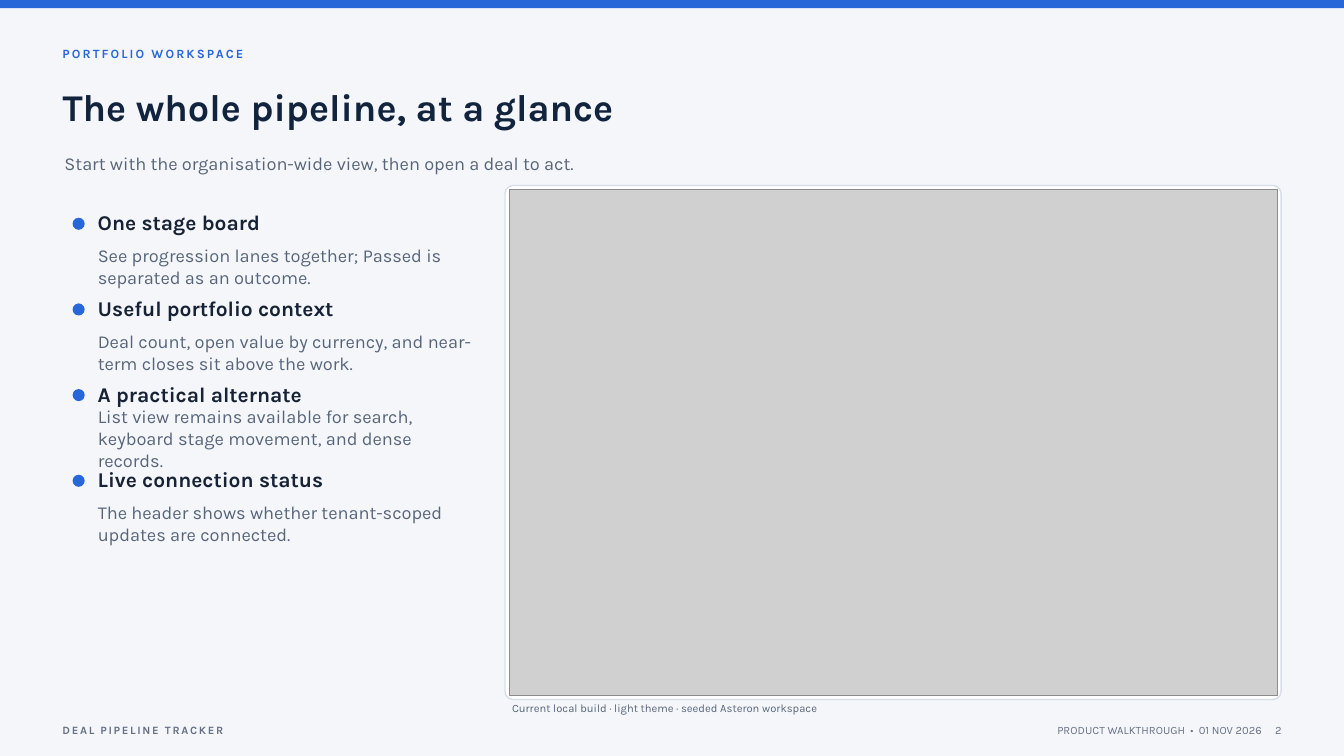
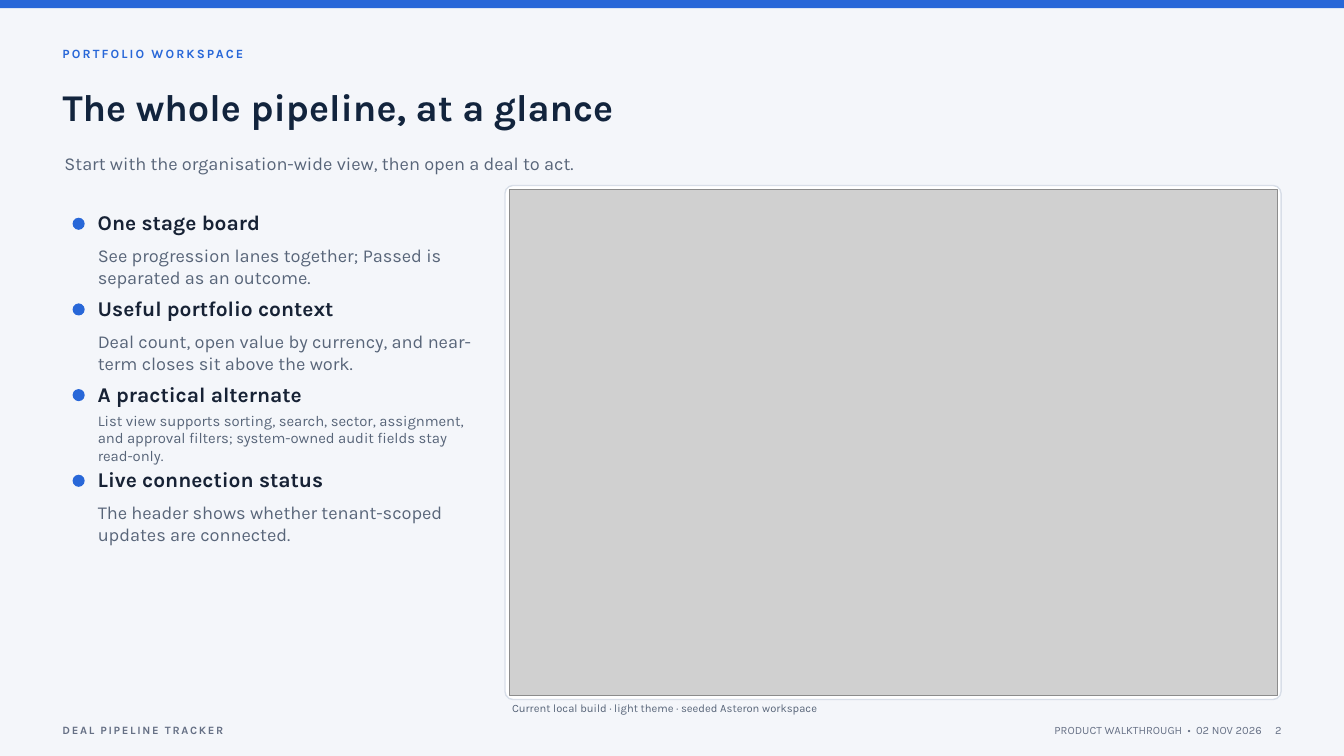
Before and after one commit to blaquetribe/deal-pipeline-tracker, a slide deck: slide 2 of docs/presentation/deal-pipeline-tracker-walkthrough.pptx. Drawn at 1344x756 pixels with LibreOffice and Linux fonts; fonts in the diff are those of the drawing; grey boxes stand for pictures. Boxes give left, top, right and bottom in pixels: in the first picture for what was removed or moved away, otherwise in the second. Text is boxed around its words. In the diff, an @@ line names an element or a change of style, - is before the commit and + after.

Commit message:
feat(deals): add audit table and approver routing

```diff
--- a/docs/presentation/deal-pipeline-tracker-walkthrough.pptx
+++ b/docs/presentation/deal-pipeline-tracker-walkthrough.pptx
@@ text at bbox=[98, 416, 463, 465]: text changed; size 13 to 10.6 pt @@
-List view remains available for search, keyboard stage movement, and dense records.
+List view supports sorting, search, sector, assignment, and approval filters; system-owned audit fields stay read-only.
@@ text at bbox=[1054, 727, 1281, 734]: text changed @@
-PRODUCT WALKTHROUGH • 01 NOV 2026 2
+PRODUCT WALKTHROUGH • 02 NOV 2026 2
```
Also in this commit, not shown: 12 other slides changed, 33 other files.
